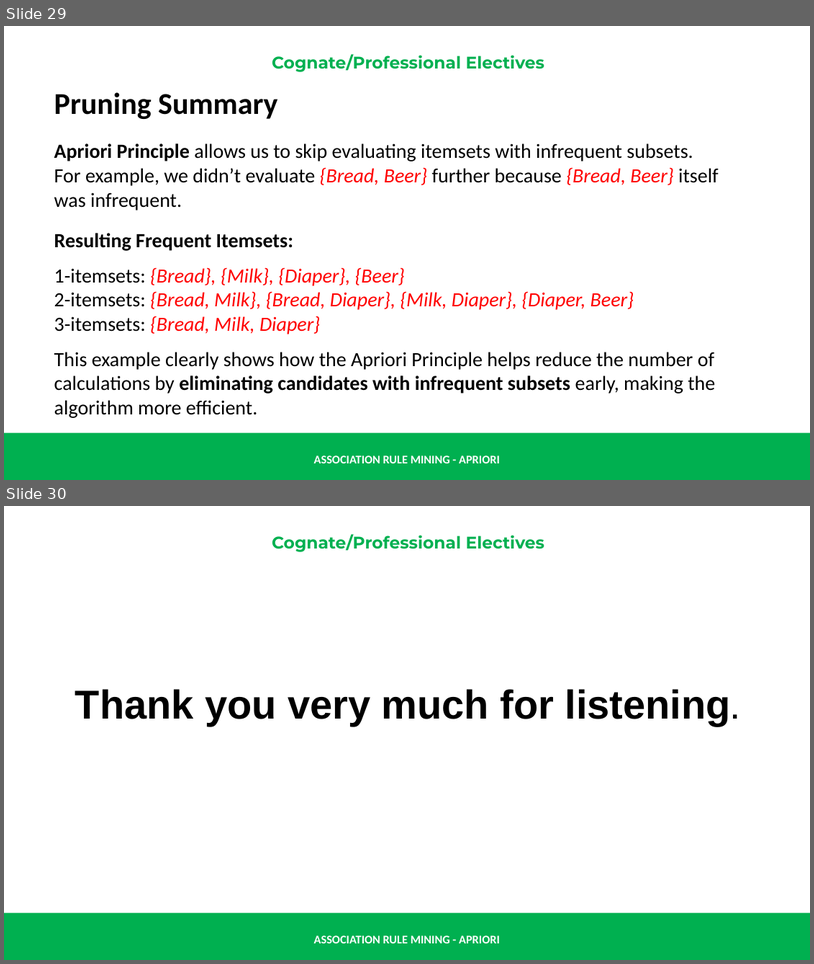
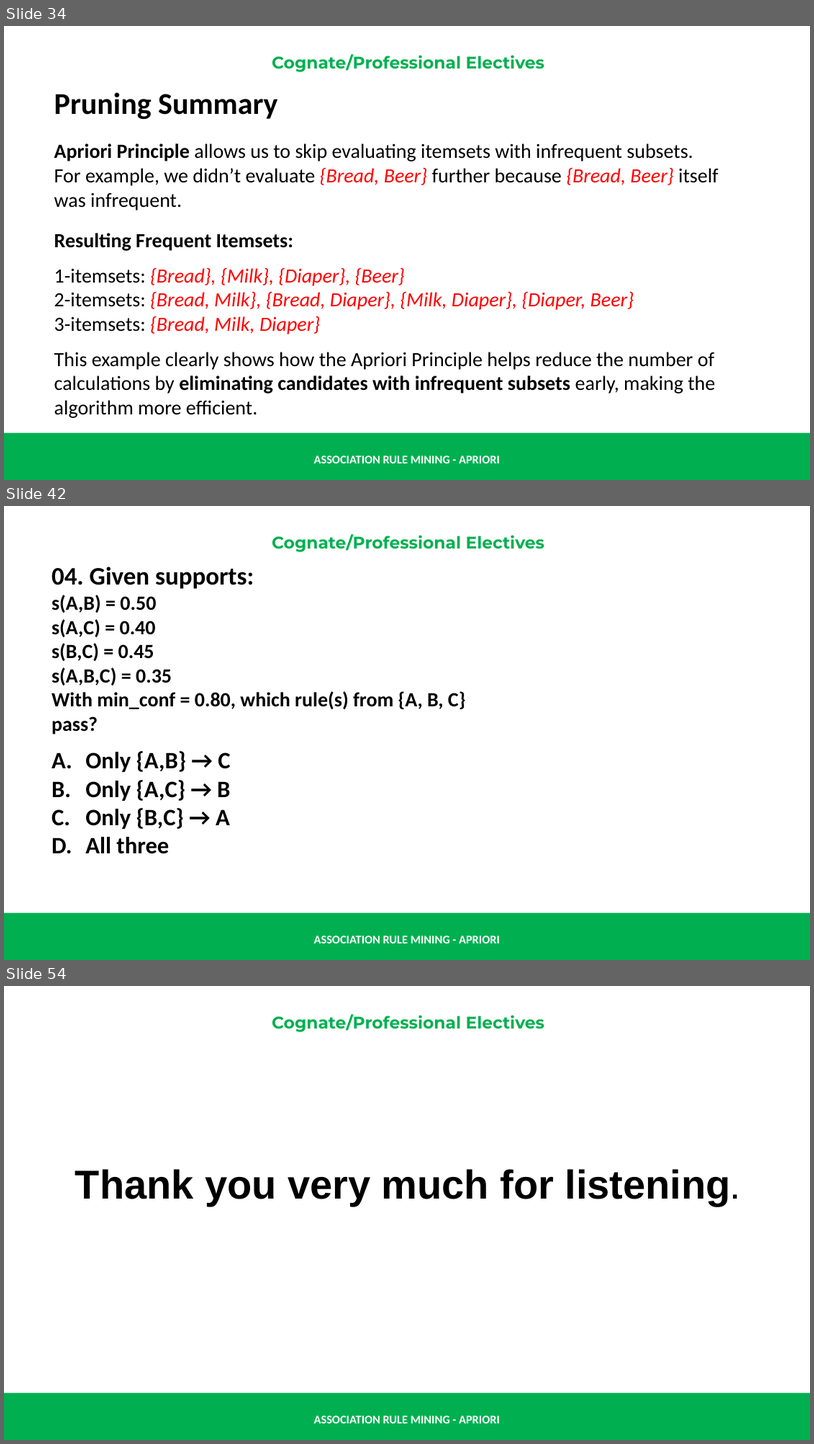
Before and after one commit to renatomaaliw3/public_files, a slide deck: CPE Electives (1 - 3)/01. Lectures Notebook/000. Presentations & Text Books/01. Presentation Slides/30. Association Rule Mining & Apriori.pptx. Shown one above the other, each under a label of ours: slides 29 and 30 before the commit, slides 34, 42 and 54 after it; the slides between them are not shown. The pictures are 814x964 and 814x1444 pixels, drawn with LibreOffice and Linux fonts; fonts in the diff are those of the drawing. Boxes give left, top, right and bottom in pixels: in the first picture for what was removed or moved away, otherwise in the second. Text is boxed around its words. In the diff, an @@ line names an element or a change of style, - is before the commit and + after.

```diff
--- a/CPE Electives (1 - 3)/01. Lectures Notebook/000. Presentations & Text Books/01. Presentation Slides/30. Association Rule Mining & Apriori.pptx
+++ b/CPE Electives (1 - 3)/01. Lectures Notebook/000. Presentations & Text Books/01. Presentation Slides/30. Association Rule Mining & Apriori.pptx
@@ slide 42 added at (4,506,810,960), background #FFFFFF; not listed: 3 template elements that a slide beside it also shows @@
@@ text added at (52,566,466,854), 24 pt, text #000000, bold @@
+  04. Given supports:
+  s(A,B) = 0.50
+  s(A,C) = 0.40
+  s(B,C) = 0.45
+  s(A,B,C) = 0.35
+  With min_conf = 0.80, which rule(s) from {A, B, C} pass?
+  A. Only {A,B} → C
+  B. Only {A,C} → B
+  C. Only {B,C} → A
+  D. All three
@@ what was slide 29 is now slide 34 @@
@@ what was slide 30 is now slide 54 @@
```
Also in this commit, not shown: 1 slide changed, 23 other slides added, 1 other file.
